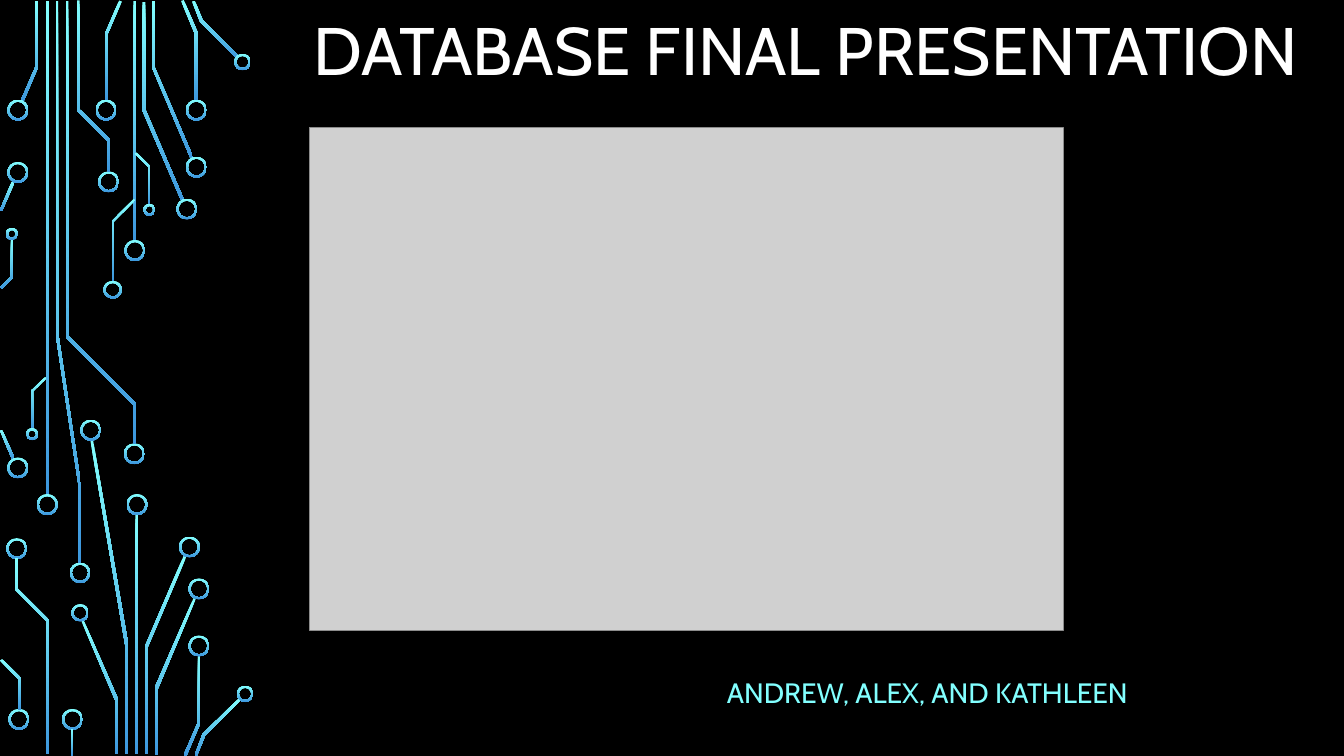
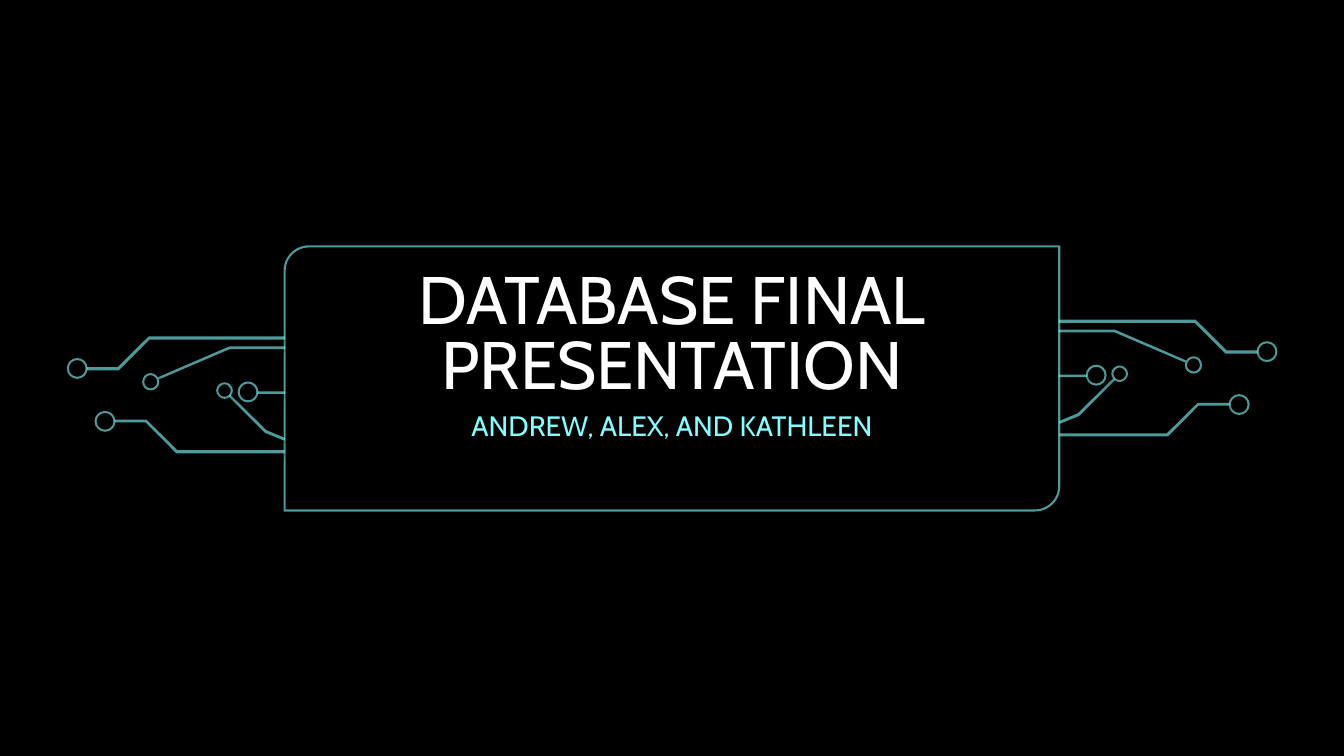
Before and after one commit to KathLevi/TheaterApp, a slide deck: slide 1 of Database Final Presentation.pptx. Drawn at 1344x756 pixels with LibreOffice and Linux fonts; fonts in the diff are those of the drawing; grey boxes stand for pictures; background and template pictures are left out. Boxes give left, top, right and bottom in pixels: in the first picture for what was removed or moved away, otherwise in the second. Text is boxed around its words. In the diff, an @@ line names an element or a change of style, - is before the commit and + after.

```diff
--- a/Database Final Presentation.pptx
+++ b/Database Final Presentation.pptx
@@ rectangle added at <box>0,0,1344,756</box>, fill #000000 @@
@@ picture removed at <box>310,128,1064,631</box> @@
@@ title "DATABASE FINAL PRESENTATION": place and size @@
-title "DATABASE FINAL PRESENTATION" at <box>314,27,1298,76</box>
+title "DATABASE FINAL PRESENTATION" at <box>418,276,926,390</box>
@@ title "DATABASE FINAL PRESENTATION" at <box>418,276,926,390</box>: alignment left to centre; line spacing 0.9 to 0.8 @@
@@ group added at <box>67,246,1278,510</box>: 18 freeform shapes, 2 rectangles, 1 round diag rect @@
@@ subtitle "ANDREW, ALEX, AND KATHLEEN": place and size @@
-subtitle "ANDREW, ALEX, AND KATHLEEN" at <box>727,683,1128,706</box>
+subtitle "ANDREW, ALEX, AND KATHLEEN" at <box>471,416,873,439</box>
@@ subtitle "ANDREW, ALEX, AND KATHLEEN" at <box>471,416,873,439</box>: alignment left to centre @@
@@ group removed at <box>6,2,254,754</box>: 34 freeform shapes @@
```
Also in this commit, not shown: 3 other slides changed.
